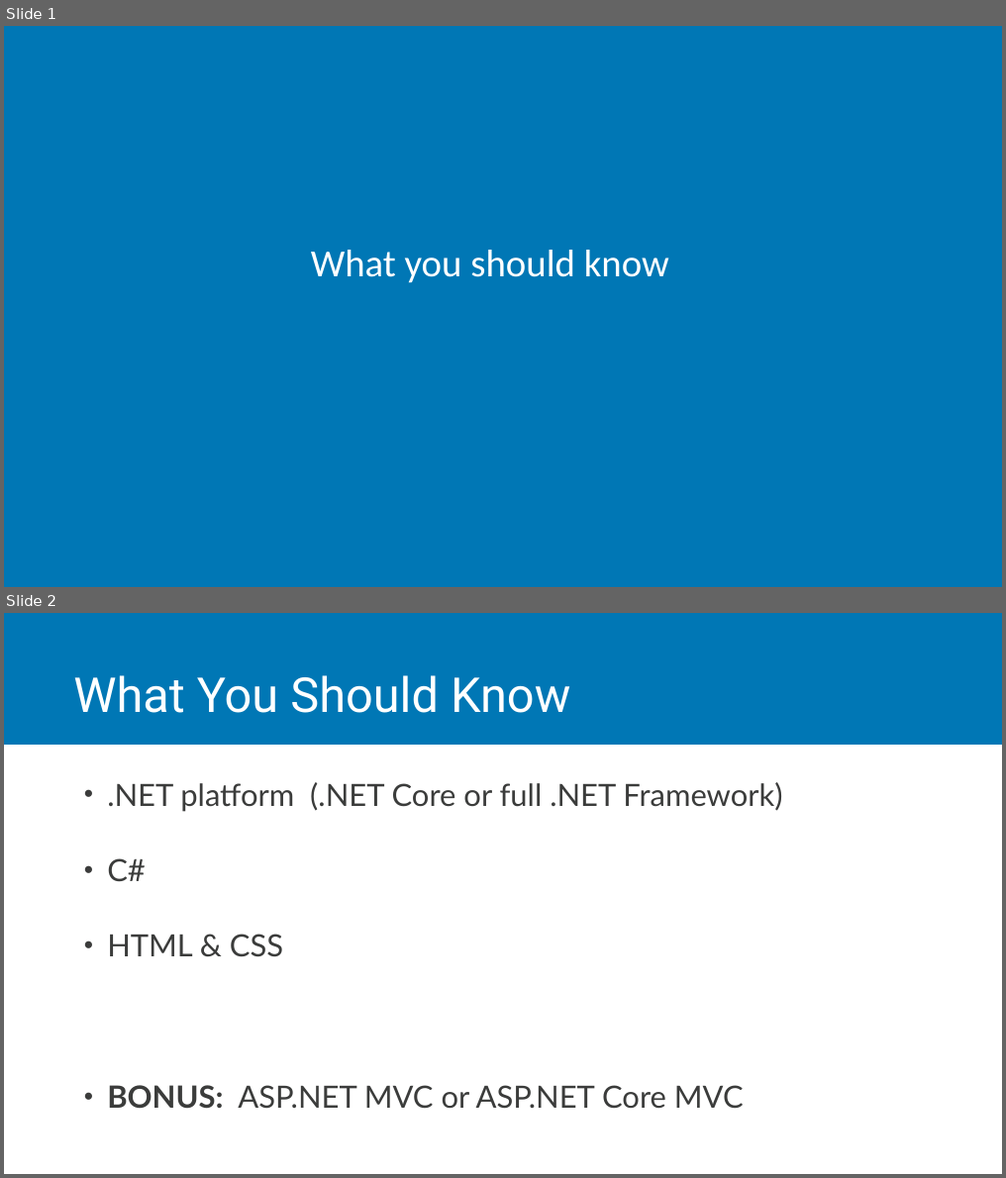
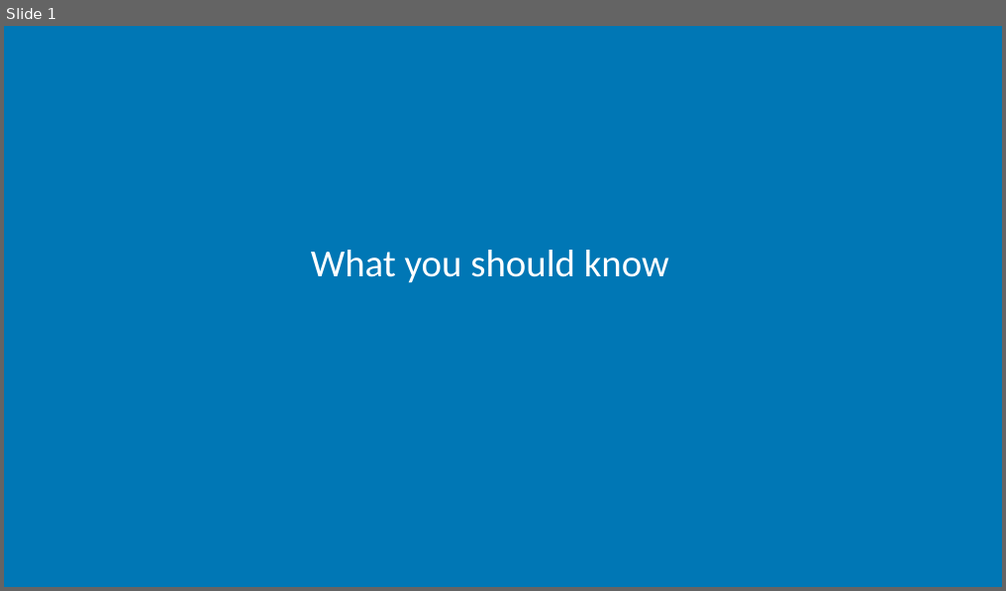
Before and after one commit to jchadwick/CustomizingAspNetMvc, a slide deck: 00_02-WhatYouShouldKnow.pptx. Shown one above the other, each under a label of ours: slides 1 and 2 before the commit, slide 1 after it. The pictures are 1006x1178 and 1006x591 pixels, drawn with LibreOffice and Linux fonts; fonts in the diff are those of the drawing. Boxes give left, top, right and bottom in pixels: in the first picture for what was removed or moved away, otherwise in the second. Text is boxed around its words. In the diff, an @@ line names an element or a change of style, - is before the commit and + after.

```diff
--- a/00_02-WhatYouShouldKnow.pptx
+++ b/00_02-WhatYouShouldKnow.pptx
@@ slide 2 removed at [4, 613, 1002, 1174], background #FFFFFF @@
@@ rectangle removed at [4, 613, 1002, 745] @@
@@ title removed at [73, 675, 570, 713] @@
-What You Should Know
@@ text removed at [107, 782, 782, 1109] @@
-• .NET platform (.NET Core or full .NET Framework)
-• C#
-• HTML & CSS
-• BONUS: ASP.NET MVC or ASP.NET Core MVC
```
Also in this commit, not shown: 3 slides added, 1 other slide removed, 5 other files.
